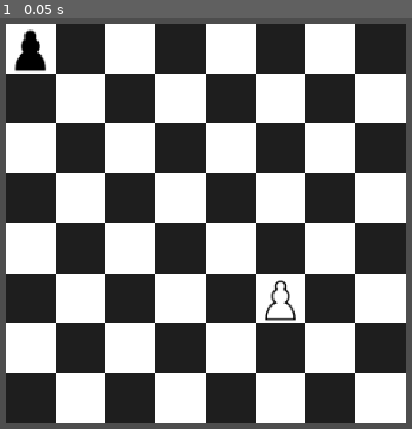
Above: before the commit, frame 1.
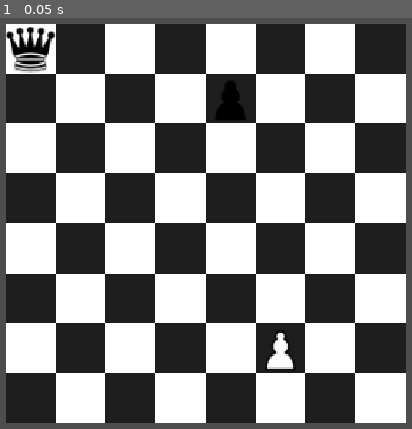
Above: after the commit, the same moment.

Repository: ConnorP12/Chess
Game: Godot game, scene res://Scenes/Chess.tscn
Two runs of this game, one before a commit and one after it. Both use one fixed random seed, a clock stepped at 60 frames per second and the inputs below.
Inputs:
- Up to frame 1 (0.05 s): no input

The runs differ from the first frame. In frame 1, 1.7% of the frame differs, in the area x 1-72%, y 2-86%.

Commit message:
made en passant still need to delete en passanted piece

Diff:
--- a/Scripts/chess.gd
+++ b/Scripts/chess.gd
@@ -24,6 +24,7 @@
 	for p in player.values():
 		add_child(p)
 	# add a piece
+	player["black"].piece.append(queen.instantiate())
 	player["black"].piece.append(pawn.instantiate())
 	player["white"].piece.append(pawn.instantiate())
 	player["white"].add_pieces()
@@ -31,11 +32,15 @@
 	player["black"].add_pieces()
 	# give each piece a reference to the board
 	player["black"].piece[0].board = board
+	player["black"].piece[1].board = board
 	player["white"].piece[0].board = board
+	player["black"].piece[1].boardPosition.x = 4
+	player["black"].piece[1].boardPosition.y = 1
 	player["white"].piece[0].boardPosition.x = 5
-	player["white"].piece[0].boardPosition.y = 5
+	player["white"].piece[0].boardPosition.y = 6
 
 	board.square_clicked.connect(player["black"].piece[0]._on_board_square_clicked)
+	board.square_clicked.connect(player["black"].piece[1]._on_board_square_clicked)
 	board.square_clicked.connect(player["white"].piece[0]._on_board_square_clicked)
 
 	for piece in player["black"].piece:
--- a/Scripts/pawn.gd
+++ b/Scripts/pawn.gd
@@ -12,7 +12,8 @@
 	if pawnJump(enemyPieces, teamPieces):
 		newMoves.append(Vector2i(boardPosition.x, boardPosition.y + direction * 2))
 
-
+	newMoves.append_array(pawnCapture(enemyPieces))
+	newMoves.append_array(enPassant(enemyPieces))
 	return newMoves
 
 func pawnJump(enemyPieces: Array[Piece], teamPieces: Array[Piece]) -> bool:
@@ -29,3 +30,59 @@
 		if piece.boardPosition.x == boardPosition.x and piece.boardPosition.y == boardPosition.y + direction:
 			return false
 	return true
+
+func pawnCapture(enemyPieces: Array[Piece]) -> Array:
+	var newMoves: Array
+
+	for piece in enemyPieces:
+		if piece.boardPosition.x == boardPosition.x + 1 and piece.boardPosition.y == boardPosition.y + direction:
+			newMoves.append(Vector2i(boardPosition.x + 1, boardPosition.y + direction))
+		if piece.boardPosition.x == boardPosition.x + -1 and piece.boardPosition.y == boardPosition.y + direction:
+			newMoves.append(Vector2i(boardPosition.x + -1, boardPosition.y + direction))
+
+	return newMoves
+
+func enPassant(enemyPieces: Array[Piece]) -> Array:
+	var newMoves: Array
+
+	if boardPosition.y == 4 and direction == 1:
+		for piece in enemyPieces:
+			if piece.canBeEnPassanted and piece.boardPosition.x == boardPosition.x + 1:
+				newMoves.append(Vector2i(boardPosition.x + 1, boardPosition.y + direction))
+			if piece.canBeEnPassanted and piece.boardPosition.x == boardPosition.x - 1:
+				newMoves.append(Vector2i(boardPosition.x - 1, boardPosition.y + direction))
+	if boardPosition.y == 3 and direction == -1:
+
+		for piece in enemyPieces:
+			print(piece.canBeEnPassanted)
+			if piece.canBeEnPassanted and piece.boardPosition.x == boardPosition.x + 1:
+				newMoves.append(Vector2i(boardPosition.x + 1, boardPosition.y + direction))
+			if piece.canBeEnPassanted and piece.boardPosition.x == boardPosition.x - 1:
+				newMoves.append(Vector2i(boardPosition.x - 1, boardPosition.y + direction))
+
+	return newMoves
+func _on_board_square_clicked(square: Vector2i) -> void:
+	if selected == false:
+		if square == boardPosition:
+			selected = true
+			held = true
+		else:
+			selected = false
+			held = false
+	else:
+		if turn == true:
+			for i in moves:
+				if i.x == square.x and i.y == square.y:
+					boardPosition = square
+					selected = false
+					held = false
+					timesMoved += 1
+					if boardPosition.y == 4 and direction == -1:
+						canBeEnPassanted = true
+						whenEnPassant = time
+					elif boardPosition.y == 3 and direction == 1:
+						canBeEnPassanted = true
+						whenEnPassant = time
+					piece_moved.emit()
+					time += 1
+		selected = false
--- a/Scripts/piece_class.gd
+++ b/Scripts/piece_class.gd
@@ -13,6 +13,8 @@
 var direction: int
 var inCheck: bool = false
 var timesMoved: int = 0
+var whenEnPassant: int = 0
+var time: int = 0
 signal piece_moved
 
 
--- a/Scripts/player_class.gd
+++ b/Scripts/player_class.gd
@@ -24,4 +24,7 @@
 
 
 func _on_piece_moved():
-		turn_over.emit()
+	for p in piece:
+		if p.canBeEnPassanted and p.whenEnPassant != p.time:
+			p.canBeEnPassanted = false
+	turn_over.emit()
